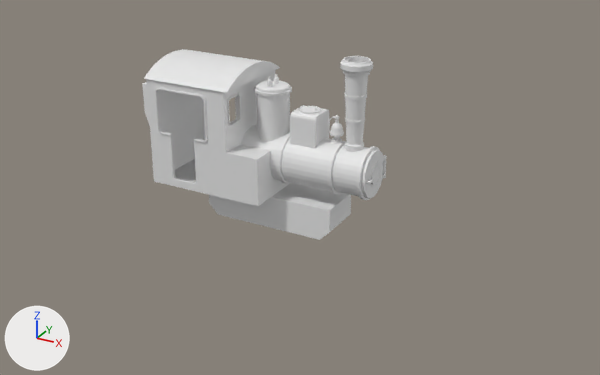
The Blender file Meileinstein_01/Emma.blend: old version first, new version second.
The view is the same before and after, from a 50 mm camera at (5.6, -9.22, 4.03) aimed at (0.51, 0.02, -0.59). The lights are fixed; the arrows at lower left show +X, +Y and +Z.

Objects in the first picture: 'Cube', 'Cylinder.003', 'Dampfdom', 'Führerhaus.001', 'Kessel', 'Rauchkammertür', 'Sanddom', 'Schornstein'.
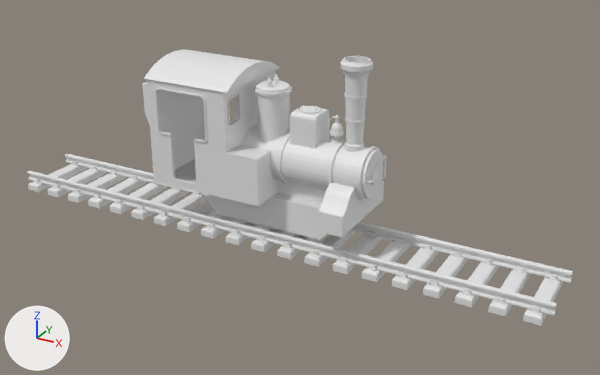
Diff of the bpy script that builds the scene:
```diff
--- a/Meileinstein_01/Emma.blend.py
+++ b/Meileinstein_01/Emma.blend.py
@@ me_cube @@
 # used by ob_cube; location = (0.19, 0.0, -0.72); scale = (0.399, 0.329, 0.399)
-me_cube.from_pydata(...)  # 12 vertices, 8 faces; spans x -2.42..2.42, y -1.0..1.0, z -1.0..0.17
+me_cube.from_pydata(...)  # 42 vertices, 24 faces; spans x -0.17..0.17, y -0.66..0.66, z -0.22..0.35
+# me_cube part 1
+# 22 vertices are added at x -0.17..0.17, y -0.66..0.66, z -0.22..0.35
+# 20 new vertices lie (0.34, 0.0, 0.0) away from vertices in x -0.17, y -0.66..0.66, z -0.22..0.35
+# 24 new faces join them
@@ me_cube_003 @@
+me_cube_003.from_pydata(...)  # 140 vertices, 116 faces; spans x -0.211..0.211, y 0.0..0.567, z -1.388..-1.128
@@ me_cube_1 @@
+me_cube_1.from_pydata(...)  # 22 vertices, 17 faces; spans x -2.42..2.42, y -1.0..1.0, z -1.0..0.73
@@ ob_cube @@
 ob_cube = bpy.data.objects.new('Cube', me_cube)
-ob_cube.location = (0.19, 0.0, -0.72)
-ob_cube.scale = (0.399, 0.329, 0.399)
+ob_cube.location = (1.32, 0.0, -0.6)
@@ ob_cube_001 @@
+ob_cube_001 = bpy.data.objects.new('Cube.001', me_cube_003)
+ob_cube_001.location = (0.18, 0.0, 0.0)
+_m = ob_cube_001.modifiers.new('Mirror', 'MIRROR')
+_m.use_axis = (False, True, False)
+_m.use_clip = True
+_m = ob_cube_001.modifiers.new('Array', 'ARRAY')
+_m.count = 10
+_m = ob_cube_001.modifiers.new('Array.001', 'ARRAY')
+_m.relative_offset_displace = (-1.0, 0.0, 0.0)
@@ ob_radkasten @@
+ob_radkasten = bpy.data.objects.new('Radkasten', me_cube_1)
+ob_radkasten.location = (0.19, 0.0, -0.72)
+ob_radkasten.scale = (0.399, 0.329, 0.399)
```

Location of each change, [x1, y1, x2, y2] in pixels of the pictures (600 x 375 px):
'Cube.001', added: after [27, 154, 573, 326]
'Cube', reshaped, moved, rescaled (53% narrower): before [209, 184, 351, 240]; after [318, 181, 384, 237]
'Radkasten', added: after [209, 180, 327, 240]
part 1 of me_cube, added: after [318, 181, 384, 237]
